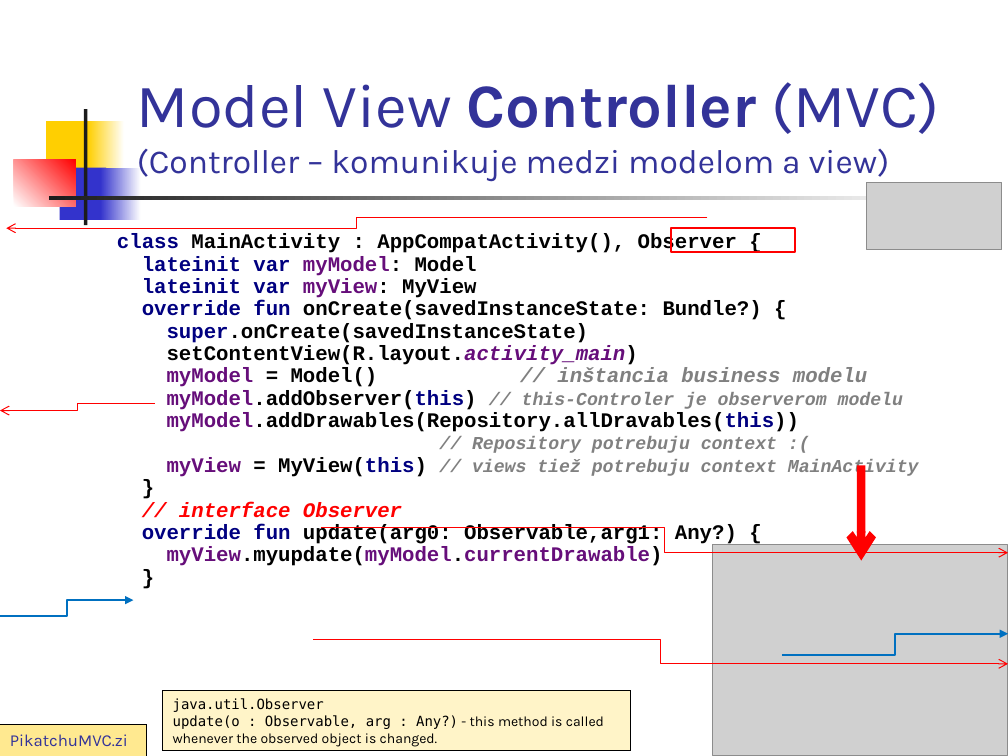
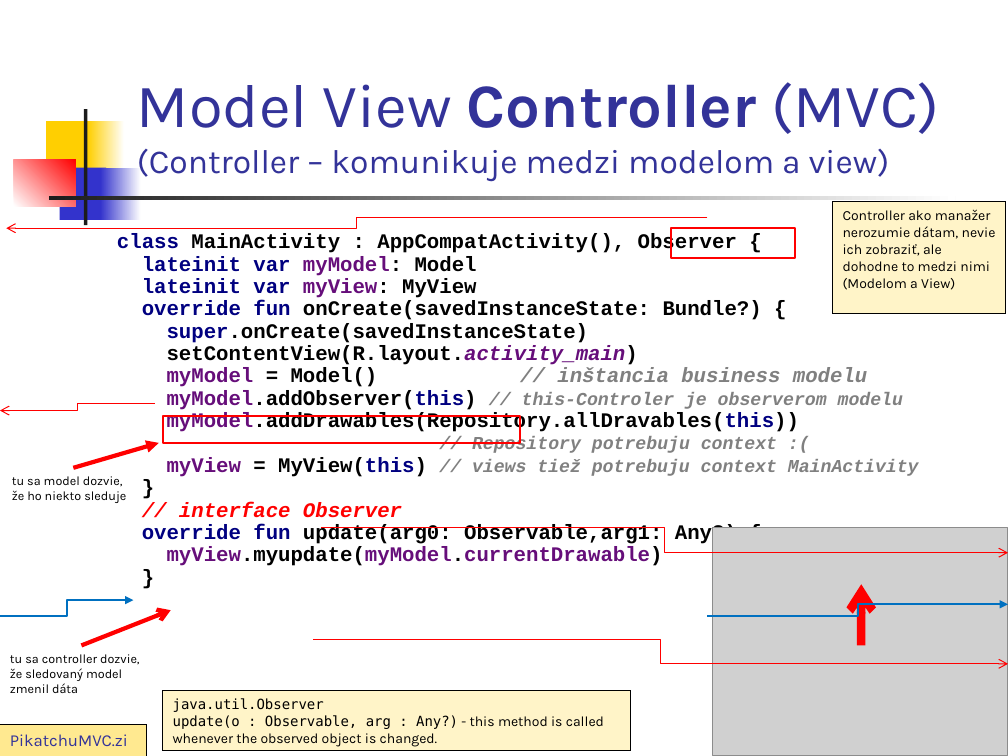
Before and after one commit to vmandro/Prednasky, a slide deck: slide 6 of 07/07_Android.ppt. Drawn at 1008x756 pixels with LibreOffice and Linux fonts; fonts in the diff are those of the drawing; grey boxes stand for pictures. Boxes give left, top, right and bottom in pixels: in the first picture for what was removed or moved away, otherwise in the second. Text is boxed around its words. In the diff, an @@ line names an element or a change of style, - is before the commit and + after.

```diff
--- a/07/07_Android.ppt
+++ b/07/07_Android.ppt
@@ rectangle added at bbox=[833, 202, 1006, 312], fill #FFF4C8, outline #000000 0.74 pt, 10 pt, text #000000 @@
+Controller ako manažer
+nerozumie dátam, nevie ich zobraziť, ale dohodne to medzi nimi (Modelom a View)
@@ picture removed at bbox=[867, 182, 1002, 250] @@
@@ rectangle: place and size @@
-rectangle at bbox=[670, 228, 794, 252]
+rectangle at bbox=[670, 228, 794, 258]
@@ rectangle added at bbox=[162, 416, 519, 443], outline #FF0000 1.5 pt @@
@@ arrow added from (74, 468) to (159, 443), #FF0000 3 pt @@
@@ text added at bbox=[12, 476, 126, 503], 9 pt, text #000000 @@
+tu sa model dozvie, že ho niekto sleduje
@@ picture: place and size @@
-picture at bbox=[713, 544, 1008, 756]
+picture at bbox=[713, 528, 1008, 756]
@@ arrow moved from (861, 466) - (861, 560) to (861, 645) - (861, 585) @@
@@ arrow added from (82, 645) to (170, 610), #FF0000 3 pt @@
@@ elbow arrow moved from (782, 655) - (1008, 634) to (708, 616) - (1008, 605) @@
@@ text added at bbox=[10, 654, 140, 693], 9 pt, text #000000 @@
+tu sa controller dozvie, že sledovaný model zmenil dáta
```
Also in this commit, not shown: 29 other slides changed, 3 slides added, 1 slide removed, 1 other file.
